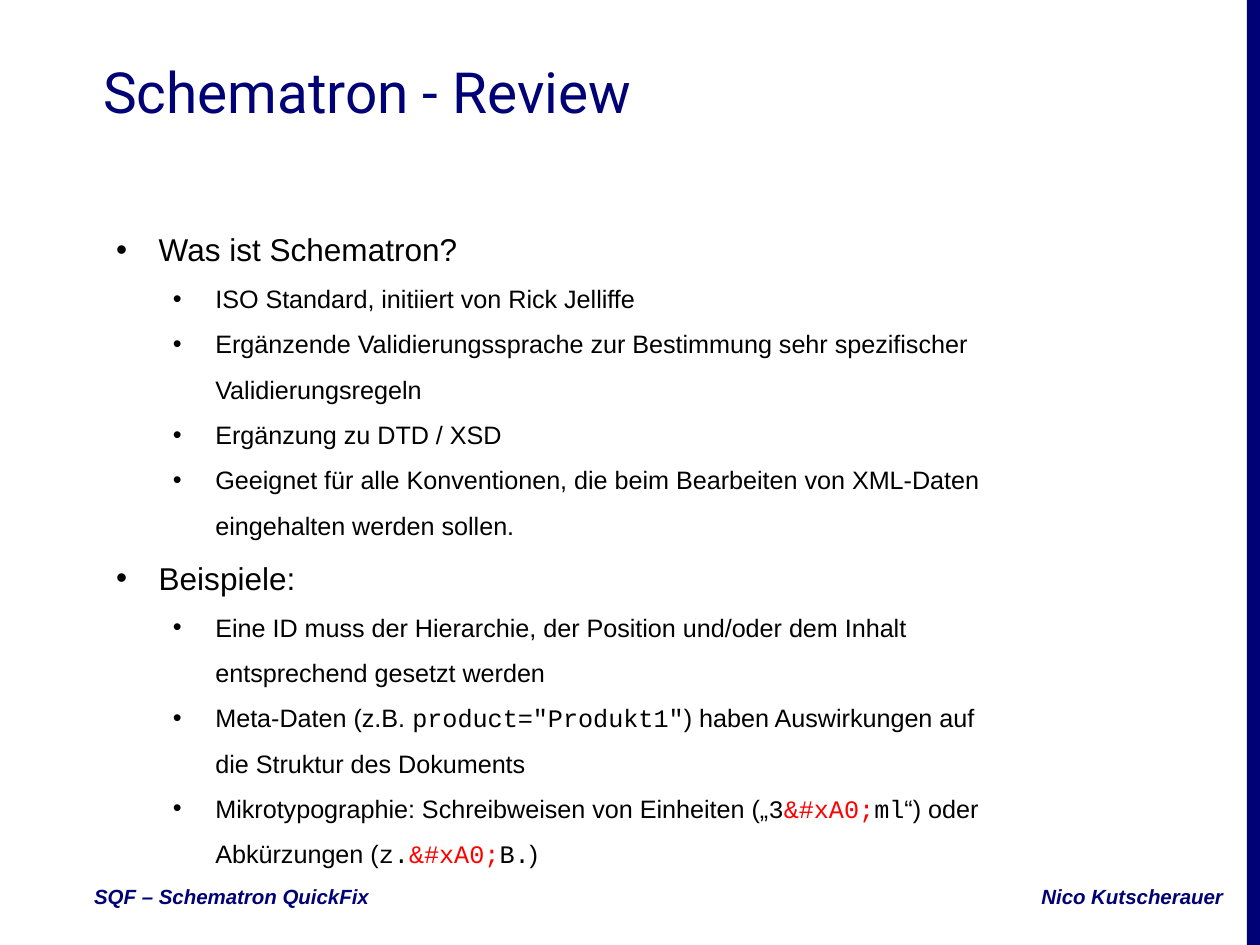
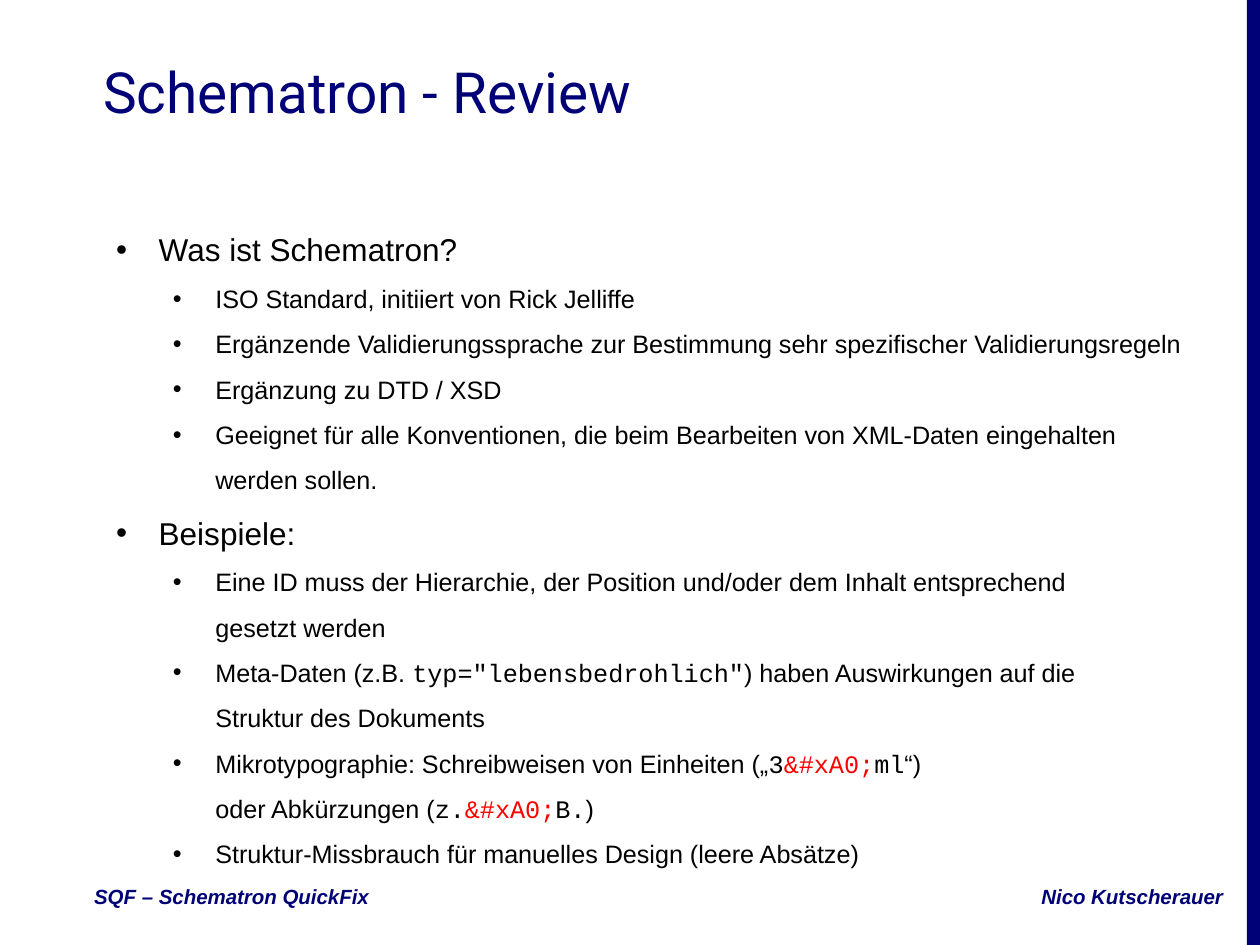
Before and after one commit to nkutsche/SchematronQuickFix-2017-11-17, a slide deck: slide 3 of SQF-Escali.pptx. Drawn at 1260x945 pixels with LibreOffice and Linux fonts; fonts in the diff are those of the drawing; background and template pictures are left out. Boxes give left, top, right and bottom in pixels: in the first picture for what was removed or moved away, otherwise in the second. Text is boxed around its words. In the diff, an @@ line names an element or a change of style, - is before the commit and + after.

Commit message:
Last slide updates

```diff
--- a/SQF-Escali.pptx
+++ b/SQF-Escali.pptx
@@ subtitle at bbox=[215, 663, 1076, 728]: text changed @@
-  • Meta-Daten (z.B. product="Produkt1") haben Auswirkungen auf die Struktur des Dokuments
+  • Meta-Daten (z.B. typ="lebensbedrohlich") haben Auswirkungen auf die
+    Struktur des Dokuments
@@ subtitle at bbox=[215, 844, 859, 869]: paragraph added @@
+  • Struktur-Missbrauch für manuelles Design (leere Absätze)
```
Also in this commit, not shown: 3 other slides changed.
